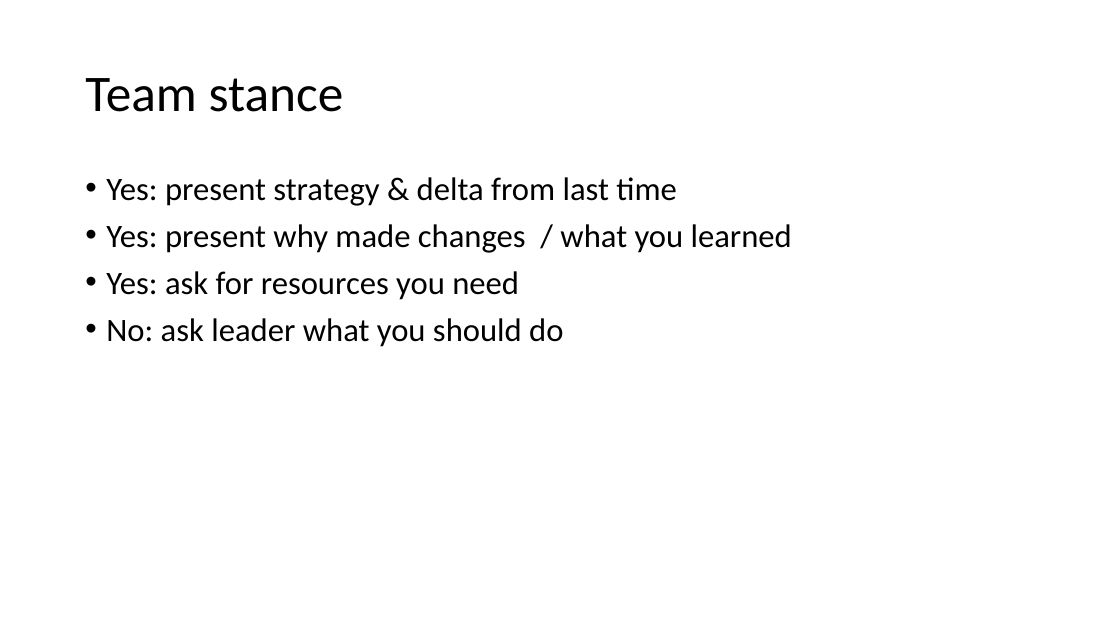
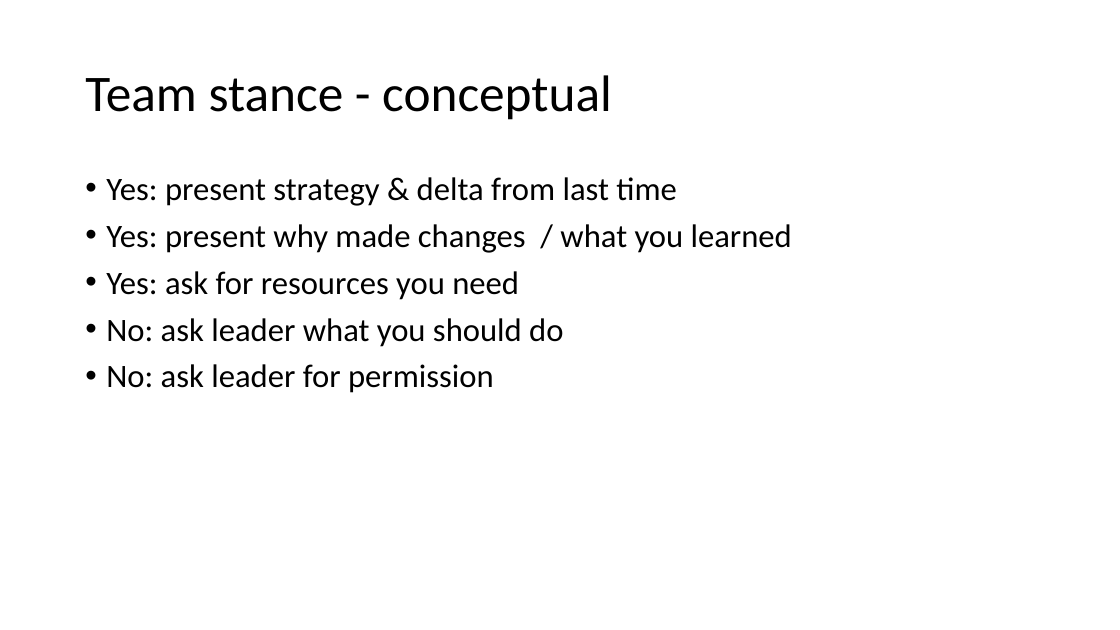
Before and after one commit to arlobelshee/Presentations, a slide deck: slide 26 of leading technical debt/gogo keynote - data-driven leadership to solve technical debt.pptx. Drawn at 1120x630 pixels with LibreOffice and Linux fonts; fonts in the diff are those of the drawing. Boxes give left, top, right and bottom in pixels: in the first picture for what was removed or moved away, otherwise in the second. Text is boxed around its words. In the diff, an @@ line names an element or a change of style, - is before the commit and + after.

Commit message:
A fit and finish pass for the text & content, and starting visualizations.

```diff
--- a/leading technical debt/gogo keynote - data-driven leadership to solve technical debt.pptx
+++ b/leading technical debt/gogo keynote - data-driven leadership to solve technical debt.pptx
@@ title at (x1=85, y1=75, x2=612, y2=120): text changed @@
-Team stance
+Team stance - conceptual
@@ text at (x1=106, y1=364, x2=494, y2=393): paragraph added @@
+• No: ask leader for permission
```
Also in this commit, not shown: 15 other slides changed, 6 slides added, 10 slides removed.
